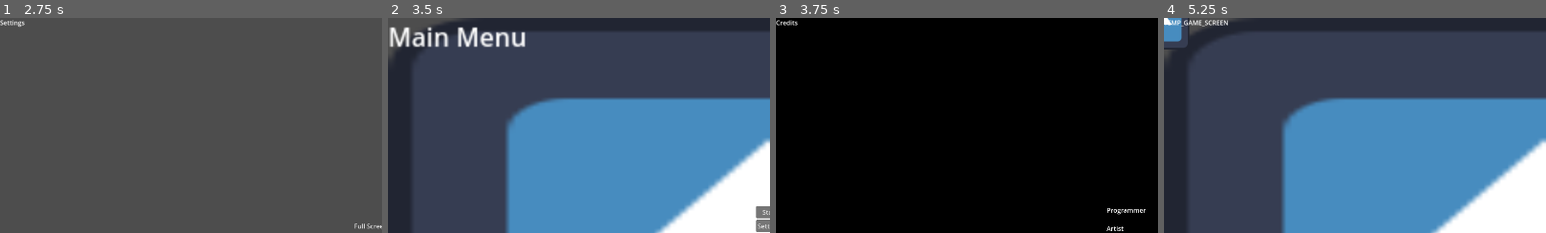
Above: before the commit, frames 1-4 (left to right).
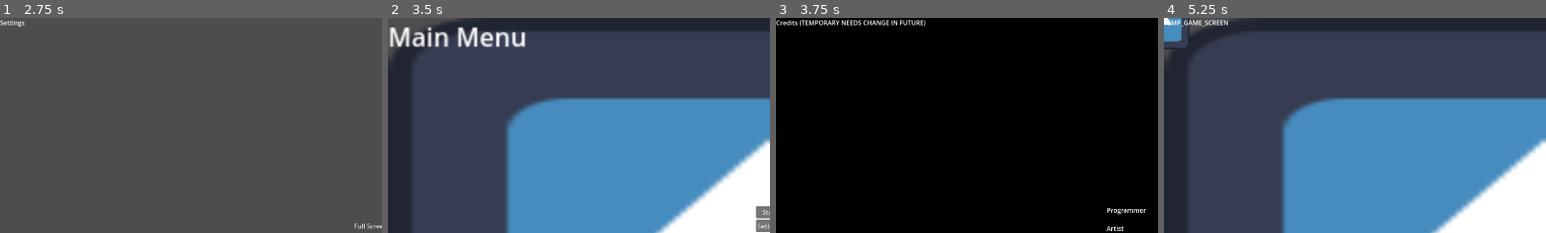
Above: after the commit, the same moments.

Repository: thedefaultbox/Game-Jam-2024
Game: Godot game, scene res://Menu/main_menu.tscn
The game is run twice, just before and just after one commit, with the same random seed, the same clock (stepped at 60 frames per second) and the same inputs. The engine's default icon, where the game draws it, is replaced by a stand-in: a white triangle on a blue panel in a dark square.
Inputs:
- Up to frame 1 (2.75 s): click "Settings" at 0.5 s; click "Keyboard Controls" at 1.25 s; click "Back" at 2 s
- Up to frame 2 (3.5 s): click "Back" at 2.75 s
- Up to frame 3 (3.75 s): click "Credits" at 3.5 s
- Up to frame 4 (5.25 s): click "Back" at 4.25 s; click "Start" at 5 s
The pictures show only the part of the screen within x 0-50%, y 0-50%; the shares and areas given below are measured in that part.

Frames 1-2 are identical in both runs. In frame 3, 0.6% of the frame differs, in the area x 6-40%, y 0-4%; in frame 4, nothing differs.

Commit message:
Signed code
-Signed some comments
-fixed a typo
-removed a duplicate script.gd file

Diff:
--- a/Game Dev/Levels/level.gd
+++ b/Game Dev/Levels/level.gd
@@ -1,5 +1,5 @@
 extends Node2D
-
+#IMPORTANT DO NOT DELETE FOR FUTURE USE
 
 
 # Called when the node enters the scene tree for the first time.
--- a/Game Dev/Levels/player_movement.gd
+++ b/Game Dev/Levels/player_movement.gd
@@ -1,6 +1,7 @@
 extends CharacterBody2D
 
-
+#DEFAULT PLAYER CODE MOSTLY IRRELIVANT FOR THIS GAME (MOSTLY FOR TESTING) #GTB
+#==============================================================================#
 const SPEED = 300.0
 const JUMP_VELOCITY = -400.0
 
@@ -26,3 +27,4 @@
 		velocity.x = move_toward(velocity.x, 0, SPEED)
 
 	move_and_slide()
+#==============================================================================#
--- a/Game Dev/Menu/Menu.gd
+++ b/Game Dev/Menu/Menu.gd
@@ -1,19 +1,19 @@
 extends Control
-#Script for the Main Menu Scene
+#Script for the Main Menu Scene #GTB
 
 
-#Button starts the game
+#Button starts the game #GTB
 func _on_start_pressed():
 	get_tree().change_scene_to_file("res://Levels/temp_sceen_level_1.tscn")
 
-#Button opens the settings
+#Button opens the settings #GTB
 func _on_settings_pressed():
 	get_tree().change_scene_to_file("res://Menu/settings/settings_menu.tscn")
 
-#Button plays the Creadits
+#Button plays the Credits #GTB
 func _on_credits_pressed():
 	get_tree().change_scene_to_file("res://credits/credits.tscn")
 
-#Button terminates window
+#Button terminates window #GTB
 func _on_quit_pressed():
 	get_tree().quit()
--- a/Game Dev/Menu/Settings/Keymaps/input_mapper.gd
+++ b/Game Dev/Menu/Settings/Keymaps/input_mapper.gd
@@ -1,13 +1,13 @@
 extends Control
-#This Script allow the game to save and load the keybinds
+#This Script allow the game to save and load the keybinds #GTB
 
-
+#Variables for keybinds #GTB
 const keymaps_path = "user://keymaps.dat"
 var keymaps: Dictionary
 
 
 
-#Gets new keybinds/Load old keybinds
+#Gets new keybinds/Load old keybinds #GTB
 func _ready():
 	for action in InputMap.get_actions():
 		if InputMap.action_get_events(action).size() != 0:
@@ -17,7 +17,7 @@
 		n.update_text()
 
 
-#Reads keybinds from files
+#Reads keybinds from files #GTB
 func load_keymap():
 	if not FileAccess.file_exists((keymaps_path)):
 		save_keymap()
@@ -33,12 +33,12 @@
 				InputMap.action_add_event(action, keymaps[action])
 
 
-#Save new keybinds
+#Save new keybinds #GTB
 func save_keymap():
 	var file = FileAccess.open(keymaps_path, FileAccess.WRITE)
 	file.store_var(keymaps,true)
 	file.close()
 
-#Back to Settings Scene
+#Back to Settings Scene #GTB
 func _on_back_to_settings_pressed():
 	get_tree().change_scene_to_file("res://Menu/settings/settings_menu.tscn")
--- a/Game Dev/Menu/Settings/Keymaps/remapper.gd
+++ b/Game Dev/Menu/Settings/Keymaps/remapper.gd
@@ -1,25 +1,26 @@
 extends Button
-#This Script is to allow user to change keybinds to their preference
+#This Script is to allow user to change keybinds to their preference #GTB
 
+#Variables for keyboard input remaping
 @export var action : String
 @onready var input_mapper = $".."
 
-
+#set button to be a toggle button on intial sceen #GTB
 func _init():
 	toggle_mode = true
 
-#On Scene ready set unhandled input to false
+#On Scene ready set unhandled input to false #GTB
 func _ready():
 		set_process_unhandled_input(false)
 
 
-#When button is pressed change text
+#When button is pressed change text #GTB
 func _toggled(button_pressed):
 	set_process_unhandled_input(button_pressed)
 	if button_pressed:
 		text = "Awaiting Input"
 
-#When input is received run a list of functions
+#When input is received run a list of functions #GTB
 func _unhandled_input(event):
 	if event.pressed:
 		InputMap.action_erase_events(action)
@@ -30,6 +31,6 @@
 		input_mapper.keymaps[action] = event
 		input_mapper.save_keymap()
 
-#Updates text display on button to new keybind
+#Updates text display on button to new keybind #GTB
 func update_text():
 	text = InputMap.action_get_events(action)[0].as_text()
--- a/Game Dev/Menu/Settings/Settings.gd
+++ b/Game Dev/Menu/Settings/Settings.gd
@@ -1,7 +1,7 @@
 extends Control
-#Script of the Settings Sceen
+#Script of the Settings Sceen #GTB
 
-#Toggles between Fullscreen and Windowed(Max) Mode
+#Toggles between Fullscreen and Windowed(Max) Mode #GTB
 func _on_full_screen_toggled(toggled_on):
 	if toggled_on == true:
 		DisplayServer.window_set_mode(DisplayServer.WINDOW_MODE_FULLSCREEN)
@@ -9,10 +9,10 @@
 		DisplayServer.window_set_mode(DisplayServer.WINDOW_MODE_MAXIMIZED)
 
 
-#Button to change the Scene for custom keybinds
+#Button to change the Scene for custom keybinds #GTB
 func _on_keyboard_controls_pressed():
 	get_tree().change_scene_to_file("res://Menu/Settings/Keymaps/input_mapper.tscn")
 
-#Button to return to Main Menu
+#Button to return to Main Menu #GTB
 func _on_back_to_menu_pressed():
 	get_tree().change_scene_to_file("res://Menu/main_menu.tscn")
--- a/Game Dev/credits/credits.tscn
+++ b/Game Dev/credits/credits.tscn
@@ -29,9 +29,10 @@
 
 [node name="debug menu" type="Label" parent="CanvasLayer/TextureRect"]
 visible = false
+layout_mode = 0
 offset_right = 55.0
 offset_bottom = 23.0
-text = "Credits"
+text = "Credits (TEMPORARY NEEDS CHANGE IN FUTURE)"
 script = ExtResource("1_5d18u")
 
 [node name="Control" type="Control" parent="CanvasLayer/TextureRect"]
--- a/Game Dev/global/Label.gd
+++ b/Game Dev/global/Label.gd
@@ -1,18 +1,20 @@
 extends Label
+#Script to make text or other nodes "invisible" for debug porposes #GTB
 
 
+#Variable pointer to self #GTB
 @onready var label = $"."
 
 
-# Called when the node enters the scene tree for the first time.
+# Called when the node enters the scene tree for the first time. #GTB
 func _ready():
 	_debug_mode()
 
 
-# Called every frame. 'delta' is the elapsed time since the previous frame.
+# Called every frame. 'delta' is the elapsed time since the previous frame. #GTB
 func _process(_delta):
 
-	#toggle debug mode
+	#toggle debug mode #GTB
 	if Input.is_action_just_pressed("debug") and global.toggle_debug == false :
 		label.visible = true
 		global.toggle_debug = true
@@ -20,7 +22,7 @@
 		label.visible = false
 		global.toggle_debug = false
 
-
+#debug toggle visible function #GTB
 func _debug_mode():
 	if global.toggle_debug == false:
 		label.visible = false
--- a/Game Dev/global/global_script.gd
+++ b/Game Dev/global/global_script.gd
@@ -1,3 +1,5 @@
 extends Node
 
+
+#Debug toggle variable #GTB
 var toggle_debug = true
Not shown: 1 places in Game Dev/Menu/main_menu.tscn that only renumber resources
